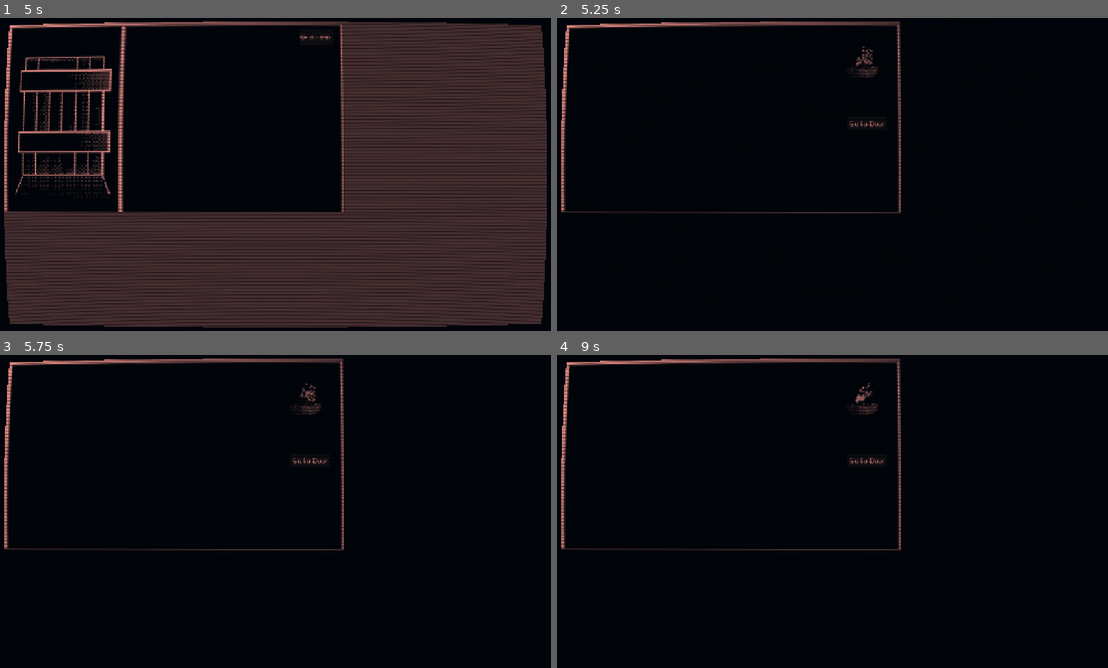
Above: before the commit, frames 1-4 (two rows, left to right).
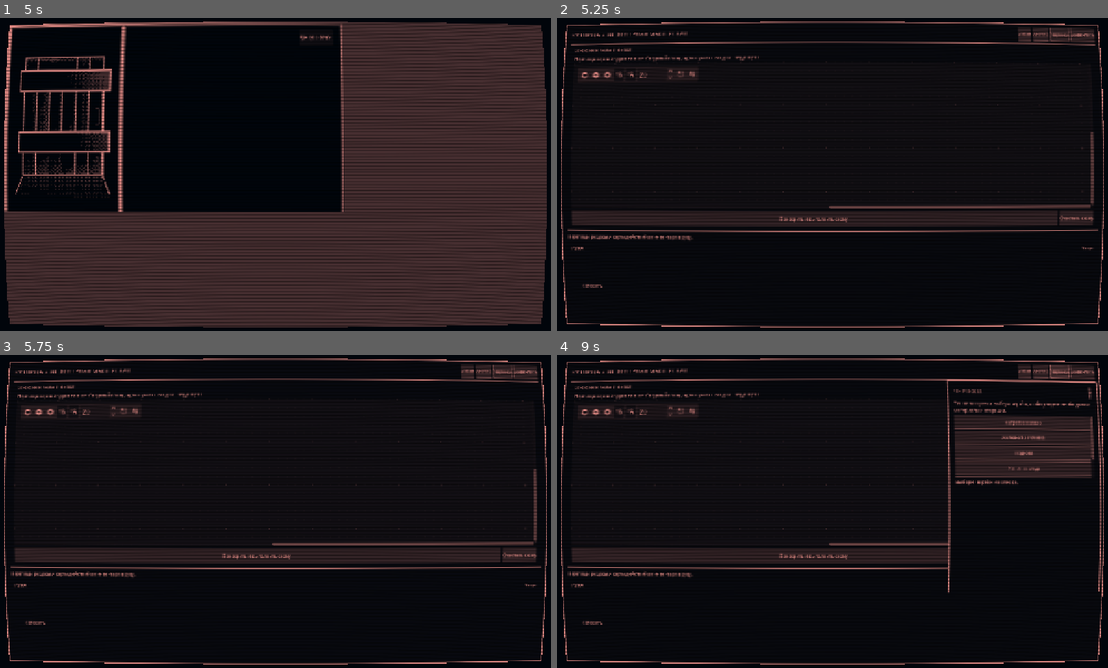
Above: after the commit, the same moments.

Repository: Blyaprint/10-ways
Game: Godot game, scene res://scenes/MainMenu.tscn
Two runs of this game, one before a commit and one after it. Both use one fixed random seed, a clock stepped at 60 frames per second and the inputs below.
Inputs (mouse positions are in pixels of both pictures, inside the frame that each line leads up to):
- Up to frame 1 (5 s): click "New game" at 0.5 s; click "Далее" at 1.25 s; click "Далее" at 2 s; click "Далее" at 2.75 s; tap Enter at 3.5 s; move the mouse to (396, 158) at 3.52 s; click (396, 158) at 3.67 s; click "Принять заказ" at 4.25 s
- Up to frame 2 (5.25 s): click "Go to Forge" at 5 s
- Up to frame 3 (5.75 s): no input
- Up to frame 4 (9 s): click "Go to Door" at 5.75 s; click "Go to Door" at 6.5 s; click (1030, 367) at 7.25 s, where only the run after the commit has a clickable "Заказ"; click (1047, 367) at 8 s, where only the run after the commit has a clickable "Анализ"; click (1069, 367) at 8.75 s, where only the run after the commit has a clickable "Чертежи"

Frame 1 is identical in both runs. In frame 2, 11% of the frame differs, in the area x 0-100%, y 1-99%; in frame 3, 11%; in frame 4, 15%.
Error before the commit: Parse Error: Variable "host" has the same name as a previously declared variable. (res://scripts/EngineeringWorkbenchUI.gd:40)

Commit message:
Fix HandFan class declaration

Diff:
--- a/scripts/EngineeringWorkbenchUI.gd
+++ b/scripts/EngineeringWorkbenchUI.gd
@@ -36,6 +36,7 @@
 		if what == NOTIFICATION_DRAG_END:
 			self_modulate = Color.WHITE
 
+class HandFan extends Control:
 	const CARD_SIZE := Vector2(112, 148)
 	var host: Control
 	var hovered_uid := -1
